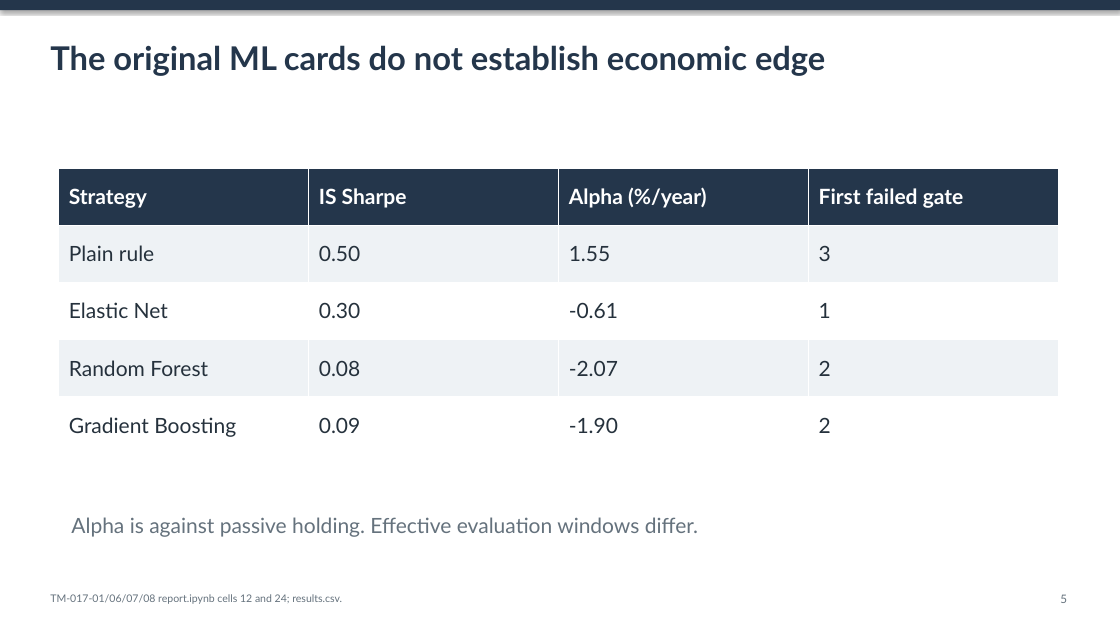
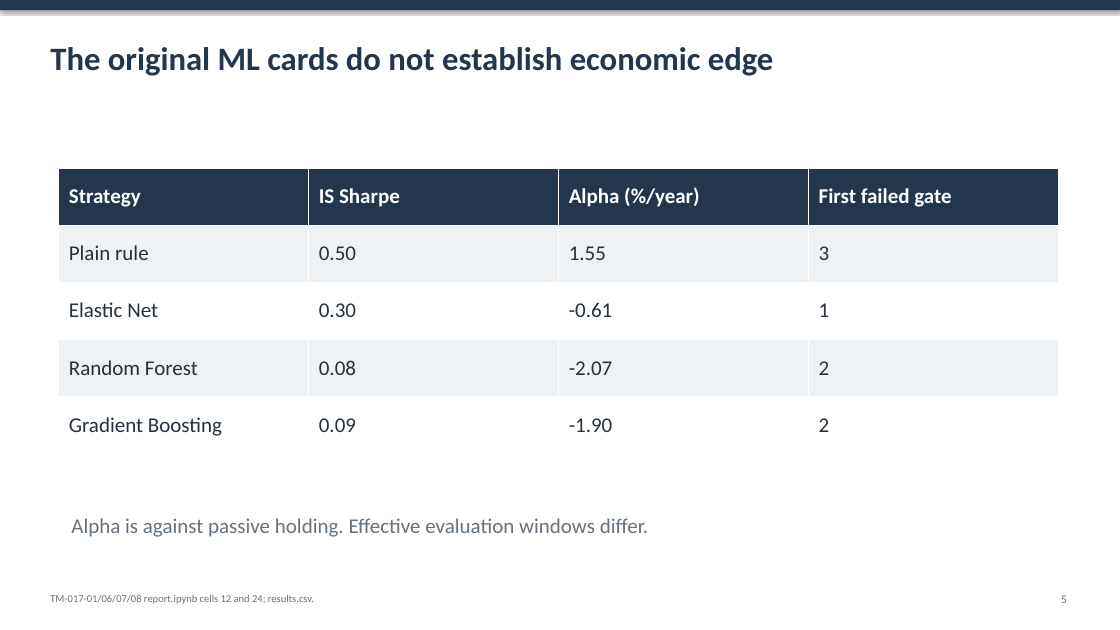
Before and after one commit to anasch2026/AI_FINANCE_INDIVIDUAL_PROJECT, a slide deck: slide 5 of capstone/presentation-backup.pptx. Drawn at 1120x630 pixels with LibreOffice and Linux fonts; fonts in the diff are those of the drawing. Boxes give left, top, right and bottom in pixels: in the first picture for what was removed or moved away, otherwise in the second. Text is boxed around its words. In the diff, an @@ line names an element or a change of style, - is before the commit and + after.

```diff
--- a/capstone/presentation-backup.pptx
+++ b/capstone/presentation-backup.pptx
@@ table at [59, 168, 1060, 454] @@
@@ font Lato to Calibri @@
@@ font Lato to Calibri in 3 elements at [50, 47, 774, 76], [50, 594, 314, 604], [71, 518, 648, 537] @@
```
Also in this commit, not shown: 14 other slides changed, 16 other files.
